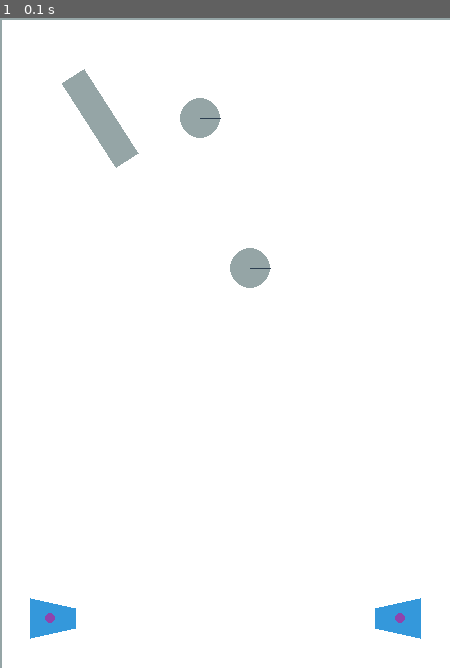
Above: before the commit, frame 1.
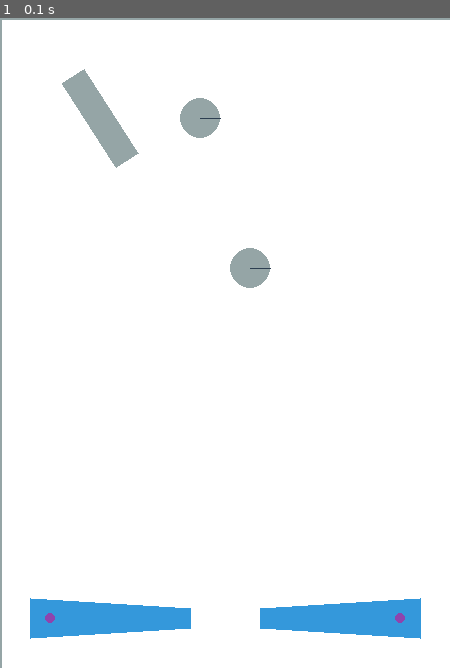
Above: after the commit, the same moment.

Repository: robingread/pypinball
Game: pygame game, started from bin/controller.py
Two runs of this game, one before a commit and one after it. Both use one fixed random seed, a clock stepped at 60 frames per second and the inputs below.
Inputs:
- Up to frame 1 (0.1 s): no input

The runs differ from the first frame. In frame 1, 2.4% of the frame differs, in the area x 7-93%, y 89-96%.

Commit message:
pypinball: Updated the default flipper length in the bin/controller.py script.

Diff:
--- a/bin/controller.py
+++ b/bin/controller.py
@@ -8,7 +8,7 @@
             config=pypinball.domain.FlipperConfig(
                 position=(50, 600),
                 angle=0.0,
-                length=25,
+                length=140,
                 actuation_angle=-1.0,
                 actuation_direction=1,
                 actuation_input=pypinball.inputs.InputEvents.LEFT_BUTTON_PRESSED,
@@ -19,7 +19,7 @@
             config=pypinball.domain.FlipperConfig(
                 position=(400, 600),
                 angle=3.141,
-                length=25,
+                length=140,
                 actuation_angle=1.0,
                 actuation_direction=-1,
                 actuation_input=pypinball.inputs.InputEvents.RIGHT_BUTTON_PRESSED,
